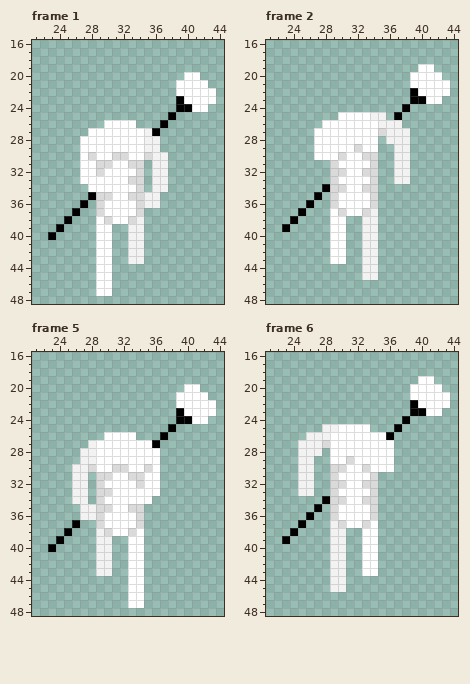
A pixel-art file gets an edit: Assets/Art/Characters/Player/Run/Player_Run_Down.aseprite. Above, as it was before the edit.
64x64 pixels, 8 frames. Shown: frame 1: x 21..44, y 16..48; frame 2: x 21..44, y 16..48; frame 5: x 21..44, y 16..48; frame 6: x 21..44, y 16..48. The commit also changed other frames, which this record leaves out.
The result:
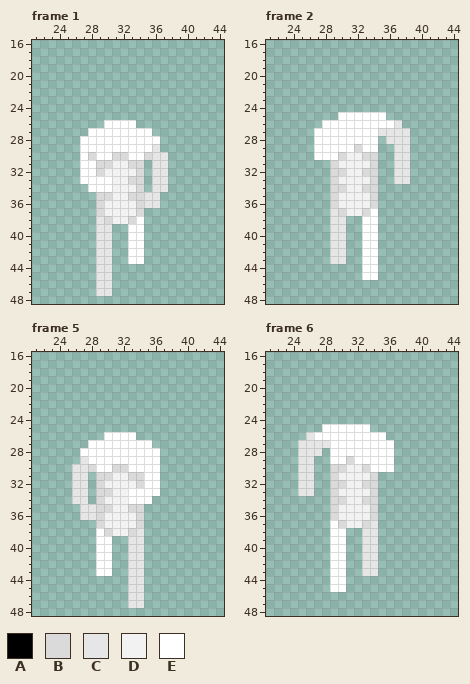
Palette (. is transparent): A #000000  B #dadada  C #e6e6e6  D #f2f2f2  E #ffffff
Changes in this commit:
layer "Weapons/Staff" now hidden
Changed rows in their new state; - is an unchanged pixel.
Frame 1:
first column x 23:
20 -----------------..--
21 ----------------....-
22 ----------------.....
23 ----------------.....
24 ----------------....-
25 ---------------.-----
26 --------------.------
27 ------------E.-------
28 ------------EE-------
29 ------------EC-------
30 -------------CC------
31 --------DD---CC------
32 -------DDDD--CC------
33 --------DD---CC------
34 --------DDD--CC------
35 -----.--DD--CC-------
36 ----.--DDDD-CC-------
37 ---.---DDDD----------
38 --.---C-DD-E---------
39 -.----CC--EE---------
40 .-----CC--EE---------
41 ------CC--EE---------
42 ------CC--EE---------
43 ------CC--EE---------
44 ------CC-------------
45 ------CC-------------
46 ------CC-------------
47 ------CC-------------
Frame 2:
first column x 23:
19 -----------------..--
20 ----------------....-
21 ----------------.....
22 ----------------.....
23 ----------------....-
24 ---------------.-----
25 -----------EE-.------
26 ------------EEC------
27 ------------CCCC-----
28 -------------CCC-----
29 --------------CC-----
30 --------DD----CC-----
31 -------DDDD---CC-----
32 --------DD----CC-----
33 -------DDDD---CC-----
34 -----.--DD-----------
35 ----.--DDDD----------
36 ---.---DDDD----------
37 --.---C-DD-E---------
38 -.----CC--EE---------
39 .-----CC--EE---------
40 ------CC--EE---------
41 ------CC--EE---------
42 ------CC--EE---------
43 ------CC--EE---------
44 ----------EE---------
45 ----------EE---------
Frame 5:
first column x 23:
20 -----------------..--
21 ----------------....-
22 ----------------.....
23 ----------------.....
24 ----------------....-
25 ---------------.-----
26 --------------.------
27 -----E-------.-------
28 ----EE---------------
29 ----CE---------------
30 ---CC-------E--------
31 ---CC---DD-----------
32 ---CC--DDDD----------
33 ---CC---DD-----------
34 ---CC--DDD-----------
35 ----CC--DD-----------
36 ----CC-DDDD----------
37 ---.---DDDD----------
38 --.---E-DD-C---------
39 -.----EE--CC---------
40 .-----EE--CC---------
41 ------EE--CC---------
42 ------EE--CC---------
43 ------EE--CC---------
44 ----------CC---------
45 ----------CC---------
46 ----------CC---------
47 ----------CC---------
Frame 6:
first column x 23:
19 -----------------..--
20 ----------------....-
21 ----------------.....
22 ----------------.....
23 ----------------....-
24 ---------------.-----
25 -----EE-------.------
26 ---CEE-------.-------
27 --CCCC---------------
28 --CCC----------------
29 --CC-----------------
30 --CC----DD-----------
31 --CC---DDDD----------
32 --CC----DD-----------
33 --CC---DDDD----------
34 -----.--DD-----------
35 ----.--DDDD----------
36 ---.---DDDD----------
37 --.---E-DD-C---------
38 -.----EE--CC---------
39 .-----EE--CC---------
40 ------EE--CC---------
41 ------EE--CC---------
42 ------EE--CC---------
43 ------EE--CC---------
44 ------EE-------------
45 ------EE-------------
Boxes around the changes in both pictures, in picture pixels (x1, y1, x2, y2):
changed: (48, 72, 216, 296)
changed: (282, 64, 450, 280)
changed: (48, 384, 216, 608)
erased: (386, 376, 450, 440)
changed: (282, 424, 378, 592)
